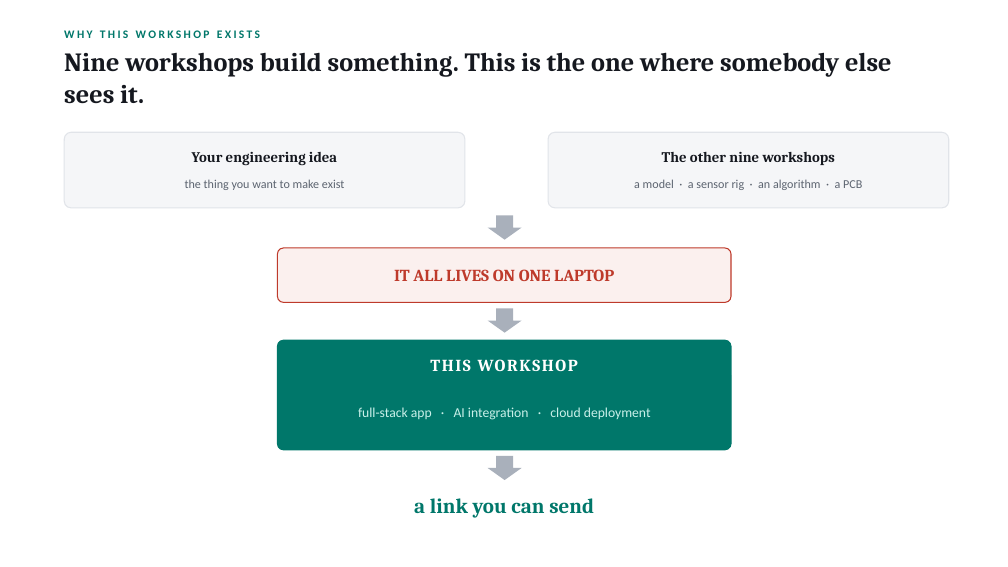
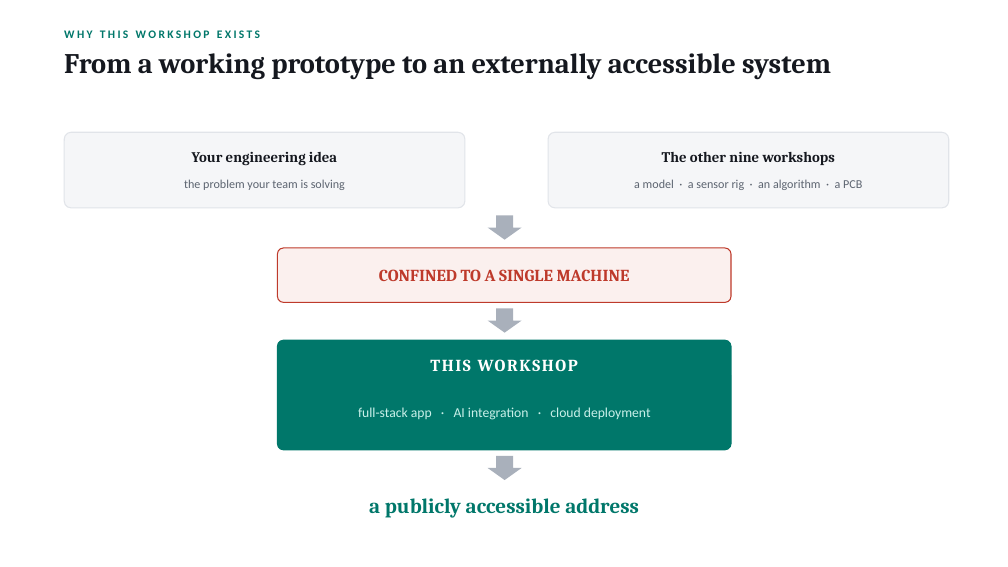
Before and after one commit to Shamsu3100/demon-, a slide deck: slide 2 of Nexus_Workshop_Deck.pptx. Drawn at 1008x567 pixels with LibreOffice and Linux fonts; fonts in the diff are those of the drawing. Boxes give left, top, right and bottom in pixels: in the first picture for what was removed or moved away, otherwise in the second. Text is boxed around its words. In the diff, an @@ line names an element or a change of style, - is before the commit and + after.

```diff
--- a/Nexus_Workshop_Deck.pptx
+++ b/Nexus_Workshop_Deck.pptx
@@ text at [64,53,831,80]: text changed; size 25 to 27 pt @@
-Nine workshops build something. This is the one where somebody else sees it.
+From a working prototype to an externally accessible system
@@ text at [184,179,345,190]: text changed @@
-the thing you want to make exist
+the problem your team is solving
@@ text at [379,269,630,281]: text changed @@
-IT ALL LIVES ON ONE LAPTOP
+CONFINED TO A SINGLE MACHINE
@@ text at [369,498,639,518]: text changed @@
-a link you can send
+a publicly accessible address
```
Also in this commit, not shown: 27 other slides changed, 3 slides added, 1 slide removed, 5 other files.
